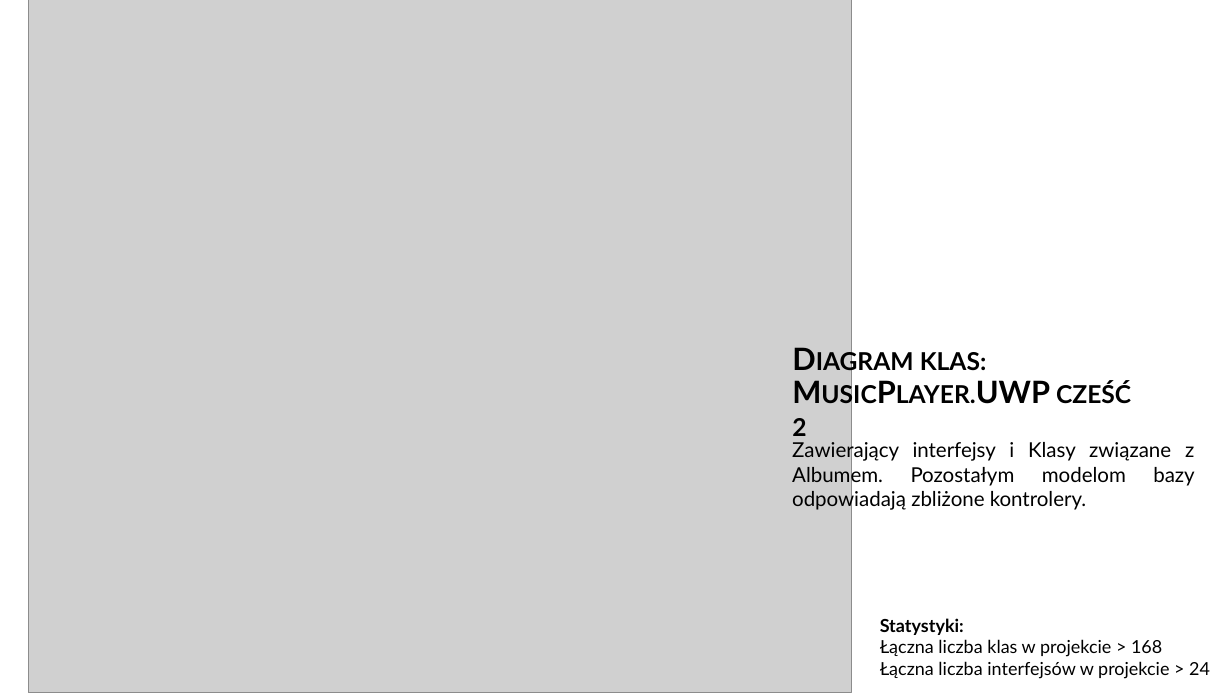
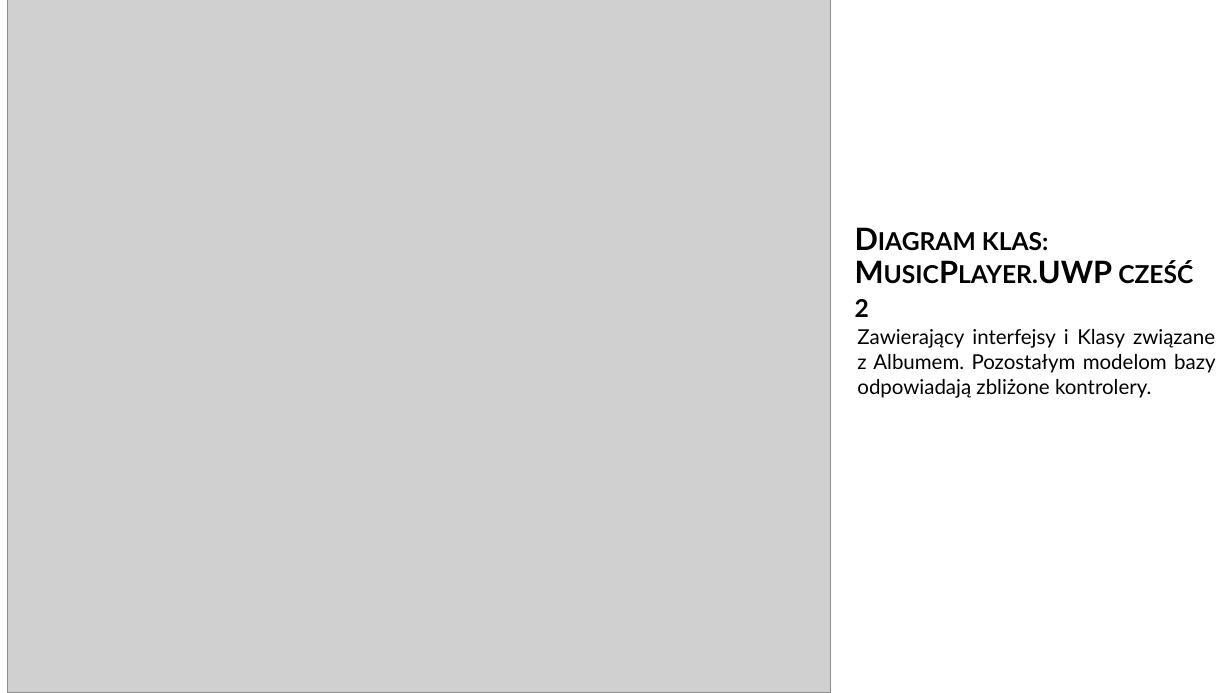
Before and after one commit to adambajguz/MusicPlayer, a slide deck: slide 26 of Documentation - PL/ZTP Dokumentation.pptx. Drawn at 1232x693 pixels with LibreOffice and Linux fonts; fonts in the diff are those of the drawing; grey boxes stand for pictures. Boxes give left, top, right and bottom in pixels: in the first picture for what was removed or moved away, otherwise in the second. Text is boxed around its words. In the diff, an @@ line names an element or a change of style, - is before the commit and + after.

```diff
--- a/Documentation - PL/ZTP Dokumentation.pptx
+++ b/Documentation - PL/ZTP Dokumentation.pptx
@@ picture: place and size @@
-picture at <box>28,0,851,693</box>
+picture at <box>7,0,831,693</box>
@@ title "Diagram klas: MusicPlayer.UWP cześć 2": place and size @@
-title "Diagram klas: MusicPlayer.UWP cześć 2" at <box>792,352,1131,436</box>
+title "Diagram klas: MusicPlayer.UWP cześć 2" at <box>855,232,1193,317</box>
@@ text "Zawierający interfejsy i Klasy związane ..." rewrapped from <box>792,439,1194,511</box> to <box>857,329,1215,398</box> @@
@@ text removed at <box>880,618,1210,679</box> @@
-Statystyki:
-Łączna liczba klas w projekcie > 168
-Łączna liczba interfejsów w projekcie > 24
```
Also in this commit, not shown: 11 other slides changed.
